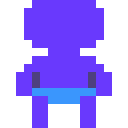
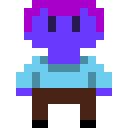
Layer changes from the first 128 × 128 image to the second:
added group "calça" with 2 layers above "camiseta" over (x1=32, y1=88, x2=96, y2=128)
added layer "Layer 6" in group "calça" over (x1=32, y1=88, x2=96, y2=128)
added group "camiseta" with 3 layers above "rosto" over (x1=16, y1=56, x2=112, y2=88)
added layer "Layer 3" in group "camiseta" over (x1=16, y1=56, x2=112, y2=88)
added group "cabelos" with 3 layers above "template" over (x1=24, y1=0, x2=104, y2=32)
added layer "2" in group "cabelos" over (x1=24, y1=0, x2=104, y2=32)
renamed "Layer 2" to "template", painted on it over (x1=16, y1=0, x2=112, y2=128)
